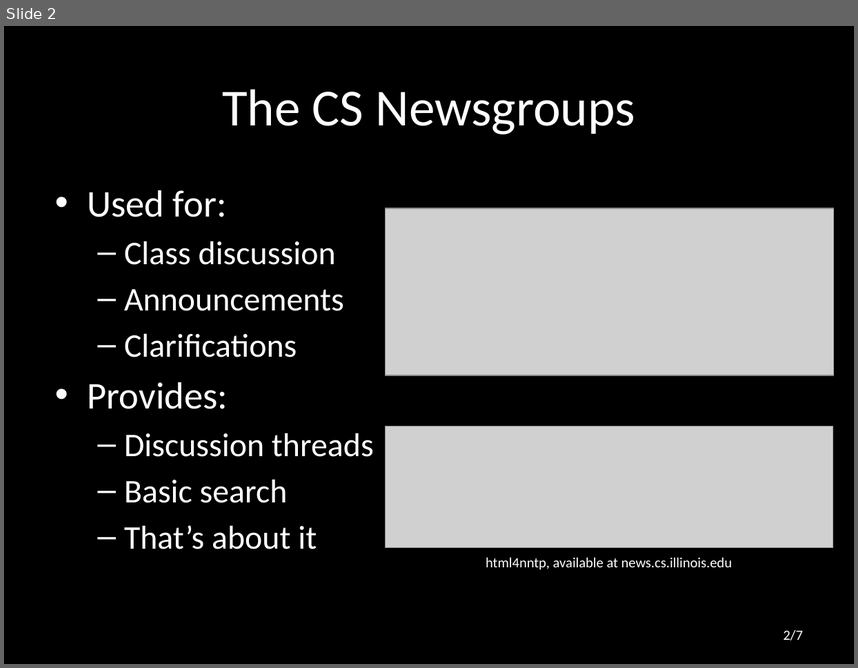
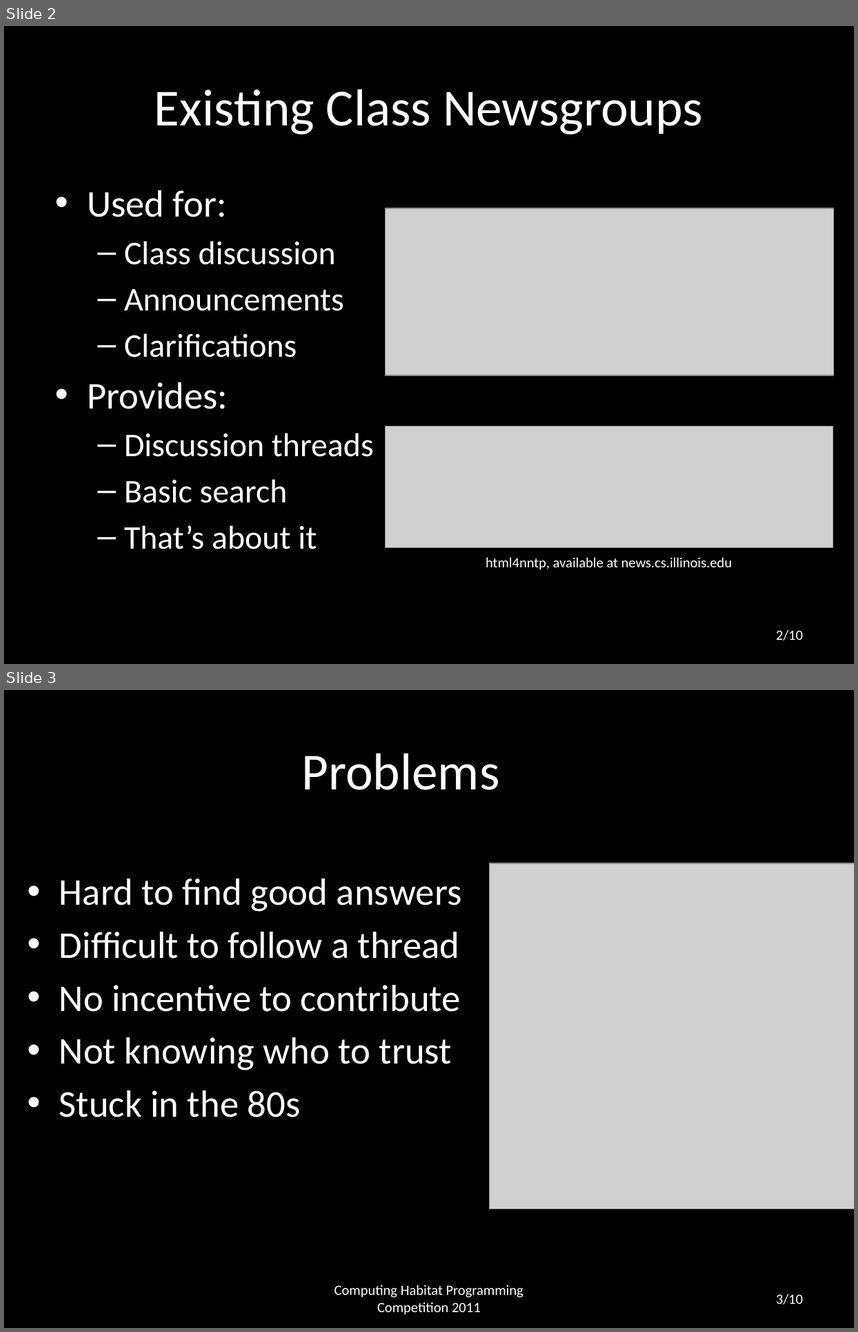
Before and after one commit to kryali/CourseOverflow, a slide deck: Presentation.pptx. Shown one above the other, each under a label of ours: slide 2 before the commit, slides 2 and 3 after it. The pictures are 858x668 and 858x1332 pixels, drawn with LibreOffice and Linux fonts; fonts in the diff are those of the drawing; grey boxes stand for pictures. Boxes give left, top, right and bottom in pixels: in the first picture for what was removed or moved away, otherwise in the second. Text is boxed around its words. In the diff, an @@ line names an element or a change of style, - is before the commit and + after.

```diff
--- a/Presentation.pptx
+++ b/Presentation.pptx
@@ slide 3 added at <box>4,690,854,1328</box>, background #000000 @@
@@ title added at <box>301,753,499,790</box>, 44 pt, text #FFFFFF @@
+Problems
@@ picture added at <box>489,863,854,1209</box> @@
@@ text added at <box>59,878,462,1117</box>, 32 pt, text #FFFFFF @@
+• Hard to find good answers
+• Difficult to follow a thread
+• No incentive to contribute
+• Not knowing who to trust
+• Stuck in the 80s
@@ text added at <box>335,1284,524,1314</box>, 12 pt, text #FFFFFF @@
+Computing Habitat Programming Competition 2011
@@ page number added at <box>776,1293,803,1304</box>, 12 pt, text #FFFFFF @@
+3/10
@@ slide 2 changed as well @@
@@ title at <box>154,89,703,134</box>: text changed @@
-The CS Newsgroups
+Existing Class Newsgroups
@@ page number at <box>776,629,803,640</box>: text changed @@
-2/7
+2/10
```
Also in this commit, not shown: 5 other slides changed, 3 other slides added, 1 slide removed.
